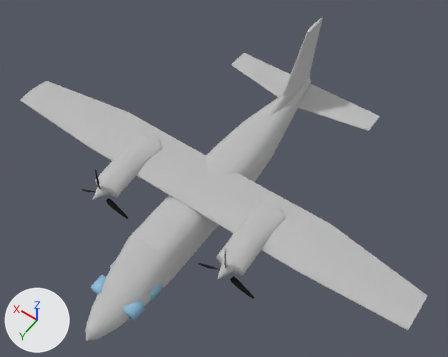
A saved change to the glTF model Digital_Hangar/Tecnam_P2012/Tecnam_P2012.gltf.
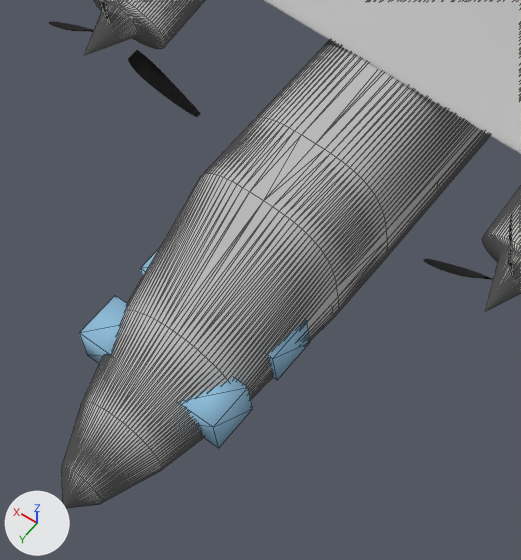
Each version appears first whole from a 50 mm lens placed at (-7.09, 3.46, 15.9), pointed at (-0.36, -5.95, 1.11), and next in a close-up on the part from 15% to 51% of the width and 51% to 100% of the height. The axes (+X, +Y, +Z) are drawn at lower left. The lights are the same throughout. The first two pictures are the older version. The close-ups show mesh edges as thin lines. Where no turn or scale is listed for an object, it has been applied to the vertices. Vertices at exactly the same position are counted once.
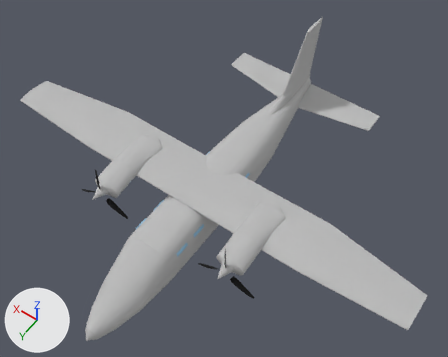
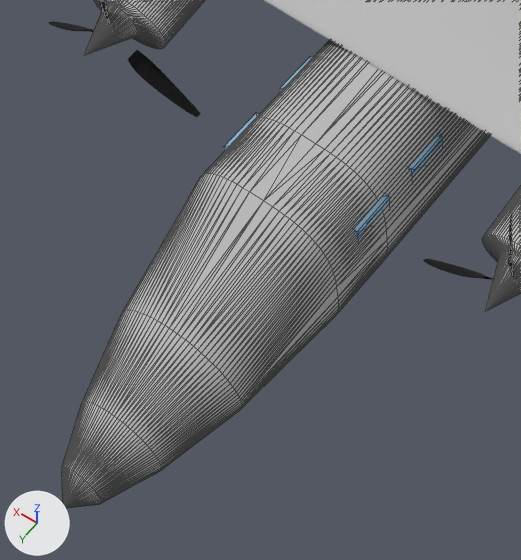
What changed in the scene script:
```text
Change me_mesh6:
    used by ob_mesh6; location = (0.0, 0.0, 0.0)
    remove me_mesh6.from_pydata(...)  # 80 vertices, 120 faces; spans x -0.76..0.76, y -4.75..-1.14, z 0.0..0.41
    add me_mesh6.from_pydata(...)  # 80 vertices, 120 faces; spans x -0.76..0.76, y -6.75..-3.14, z 0.46..0.87
    me_mesh6 part 1: the whole mesh is moved by (0.0, -2.0, 0.46)
```

Location of each change, [x1, y1, x2, y2] in pixels of the close-ups (521 x 560 px):
'mesh6', moved (mostly hidden afterwards): before [79, 248, 310, 448]; after [224, 56, 443, 239]
